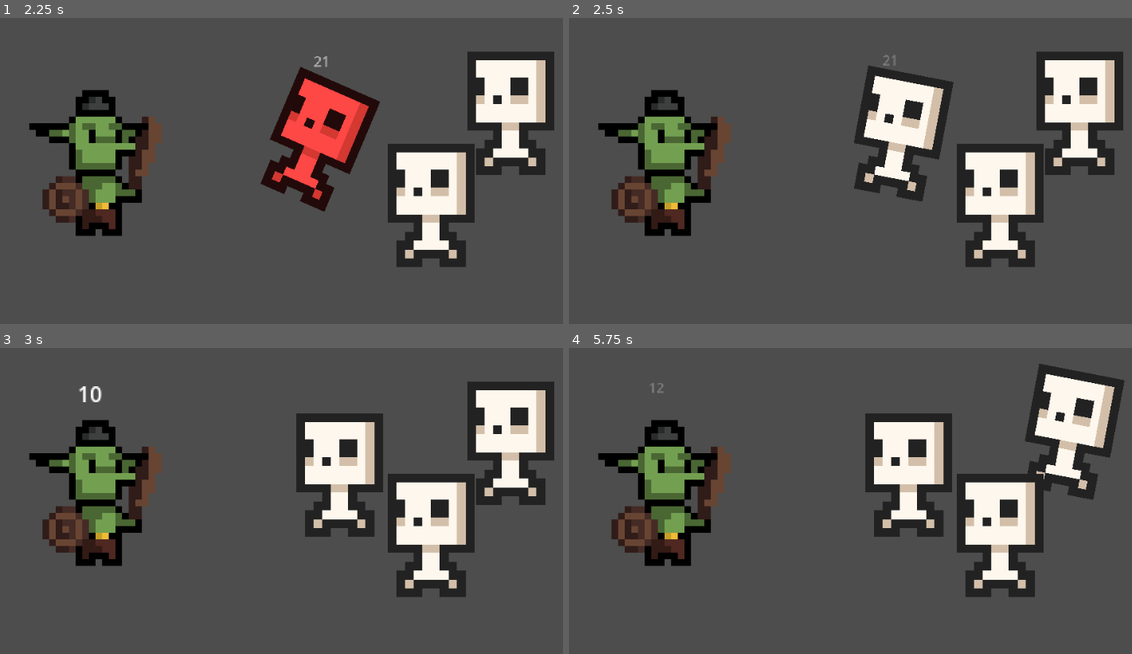
Above: before the commit, frames 1-4 (two rows, left to right).
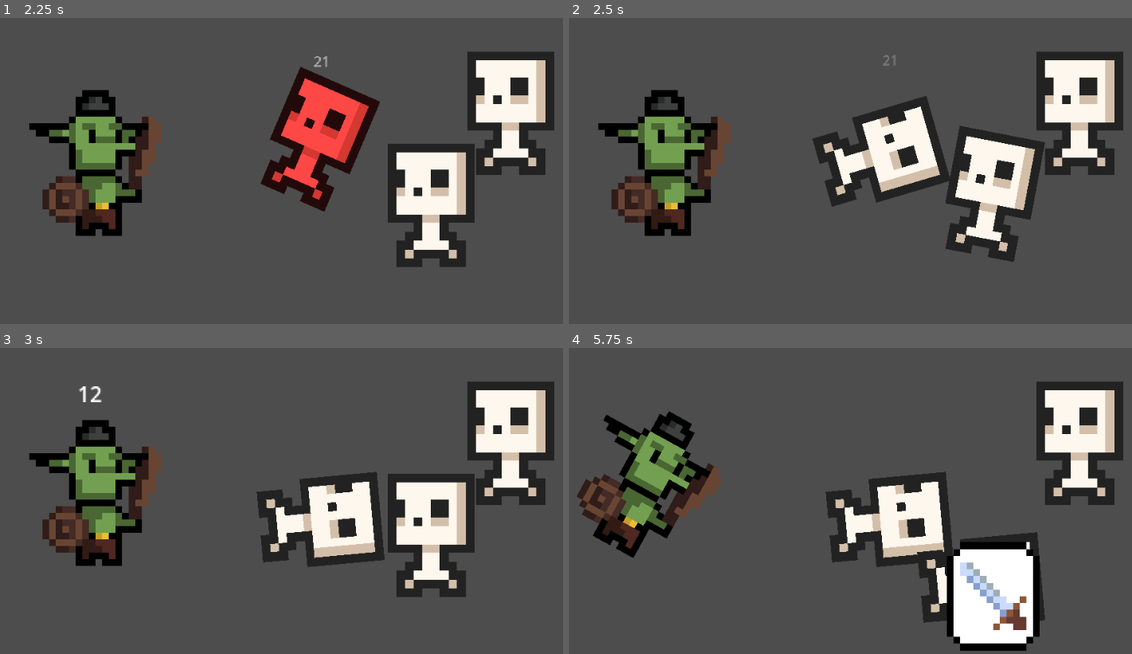
Above: after the commit, the same moments.

Repository: jakmik2/rogue-cards
Game: Godot game, scene res://scenes/Main.tscn
Two runs of this game, one before a commit and one after it. Both use one fixed random seed, a clock stepped at 60 frames per second and the inputs below.
Inputs:
- Up to frame 1 (2.25 s): no input
- Up to frame 2 (2.5 s): no input
- Up to frame 3 (3 s): no input
- Up to frame 4 (5.75 s): no input

Frame 1 is identical in both runs. In frame 2, 11% of the frame differs, in the area x 43-85%, y 15-82%; in frame 3, 7.9%; in frame 4, 29%, in the area x 1-99%, y 5-99%.

Commit message:
Feature/loot implementation (#6)
* Implement attack, idle, hurt, die, anims and improve combat logic

* setup loot infrastructure

* Specific Loot drop display

* Added Loot Graphic and Instantiation

* None Drops do not drop

* QOL change

* Last minute changes

---------

Co-authored-by: jakmik2 <40475031+jakmik2@users.noreply.github.com>

Diff:
--- /dev/null
+++ b/scenes/Loot.gd
@@ -0,0 +1,11 @@
+extends Node2D
+
+
+# Called when the node enters the scene tree for the first time.
+func _ready():
+	pass # Replace with function body.
+
+
+# Called every frame. 'delta' is the elapsed time since the previous frame.
+func _process(delta):
+	pass
--- /dev/null
+++ b/scenes/Loot.tscn
@@ -0,0 +1,18 @@
+[gd_scene load_steps=4 format=3 uid="uid://c2omrff38u5af"]
+
+[ext_resource type="Texture2D" uid="uid://bw06vccb7n5m6" path="res://sprites/loot-drop.png" id="1_0so0q"]
+[ext_resource type="Script" path="res://scenes/Loot.gd" id="1_f5i0i"]
+
+[sub_resource type="RectangleShape2D" id="RectangleShape2D_8idy1"]
+size = Vector2(140, 160)
+
+[node name="Loot" type="Node2D"]
+script = ExtResource("1_f5i0i")
+
+[node name="Sprite2D" type="Sprite2D" parent="."]
+texture = ExtResource("1_0so0q")
+
+[node name="Area2D" type="Area2D" parent="."]
+
+[node name="CollisionShape2D" type="CollisionShape2D" parent="Area2D"]
+shape = SubResource("RectangleShape2D_8idy1")
--- a/scenes/Main.tscn
+++ b/scenes/Main.tscn
@@ -12,12 +12,16 @@
 
 [node name="skele" parent="Enemies" instance=ExtResource("1_6ju06")]
 position = Vector2(831, 308.118)
+health = 10
 
 [node name="skele2" parent="Enemies" instance=ExtResource("1_6ju06")]
 position = Vector2(573, 355.219)
+health = 10
 
 [node name="skele3" parent="Enemies" instance=ExtResource("1_6ju06")]
 position = Vector2(711, 444.514)
+health = 10
 
 [node name="PlayerCharacter" parent="." instance=ExtResource("2_j7410")]
 position = Vector2(222, 406)
+health = 200
--- a/scripts/BaseEntity.gd
+++ b/scripts/BaseEntity.gd
@@ -7,6 +7,7 @@
 @export var status: LifeStatus
 @export var damage = 10
 @export var speed = 5
+@export var scene = preload("res://scenes/Loot.tscn")
 
 # Enums
 enum LifeStatus {ALIVE, DEAD}
@@ -30,6 +31,32 @@
 func kill() -> void:
 	status = LifeStatus.DEAD
 	animation_player.play('BaseEntityAnims/death')
+	if !self.is_player:
+
+		print("LOOT!! EHEHEHEHEHEHEHHEHEE!!!!")
+
+		# roll d20 to see what drops
+		var loot_roll = randi_range(1,20)
+
+		# categorize loot_roll into appropriate category
+		if loot_roll <= 11:
+			loot_roll = 11
+		elif loot_roll <= 15:
+			loot_roll = 15
+		elif loot_roll <= 19:
+			loot_roll = 19
+
+		# loot determination and notification
+		var lootie_tootie = self.loot[loot_roll] + str(self.loot_tier)
+		print(lootie_tootie + " loot")
+
+		# if nothing drops, nothing should drop
+		if lootie_tootie[0] != 'N':
+			spawn_loot(lootie_tootie)
+
+func spawn_loot(loot_id):
+	var new_loot = scene.instantiate()
+	add_child(new_loot)
 
 func attempt_attack() -> int:
 	# Play Attack Animation
--- a/scripts/PlayerCharacter.gd
+++ b/scripts/PlayerCharacter.gd
@@ -1,4 +1,7 @@
 class_name PlayerCharacter extends BaseEntity
+
+# Used to determine if the player character is affected
+@export var is_player = true
 
 # Called when the node enters the scene tree for the first time.
 func _ready():
@@ -7,7 +10,7 @@
 
 # Called every frame. 'delta' is the elapsed time since the previous frame.
 func attempt_attack() -> int:
-	print("I'm a nasty lil'goblin!")
+	print("YEEHEEHEE I'M A NASTY LIL'GOBLIN!")
 	return await super.attempt_attack()
 
 func roll_dmg(d_size: int = 12):
--- a/scripts/skele.gd
+++ b/scripts/skele.gd
@@ -1,4 +1,8 @@
 extends BaseEntity
+
+@export var is_player = false				# Not a player character
+@export var loot_tier = randi_range(0,2)	# Loot Tier for skele
+@export var loot = {11:'N', 15:'W', 19:'A', 20:'S'}
 
 # Called when the node enters the scene tree for the first time.
 func _ready():
@@ -9,7 +13,7 @@
 	pass
 
 func attempt_attack():
-	print("I Hate Goblins!")
+	print("Goblin Scum!")
 	return await super.attempt_attack()
 
 func roll_dmg(d_size: int = 8):
Binary file changed: sprites/goblin.png
Binary file added: sprites/loot-drop.png
Not shown, changed: sprites/loot-drop.png.import
Binary file removed: sprites/playerconcept.png
